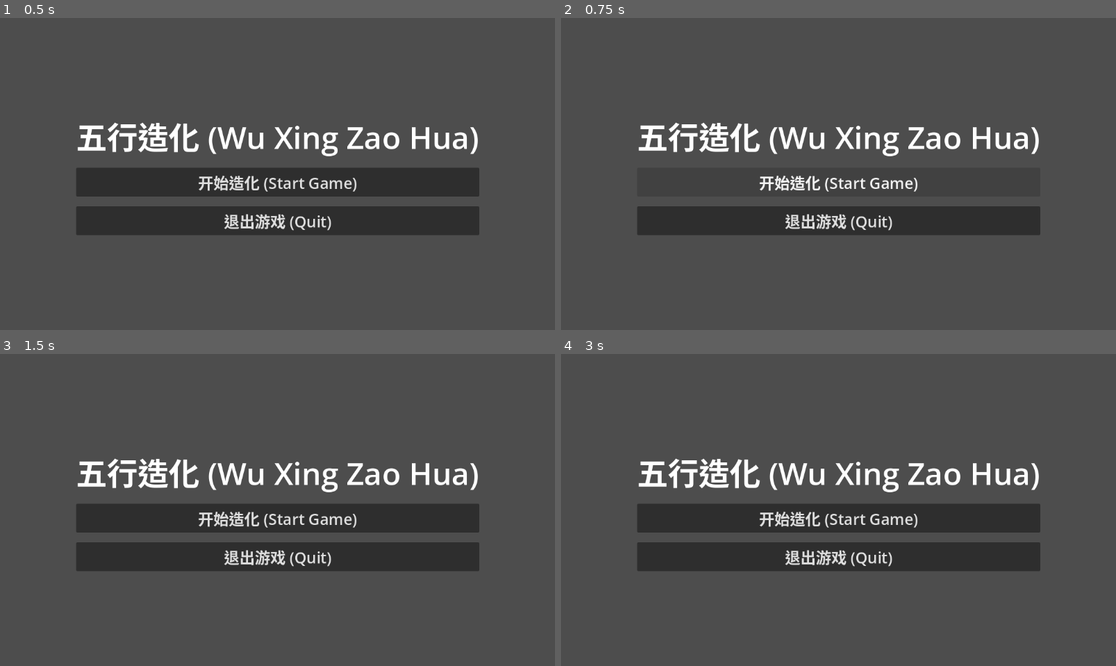
Above: before the commit, frames 1-4 (two rows, left to right).
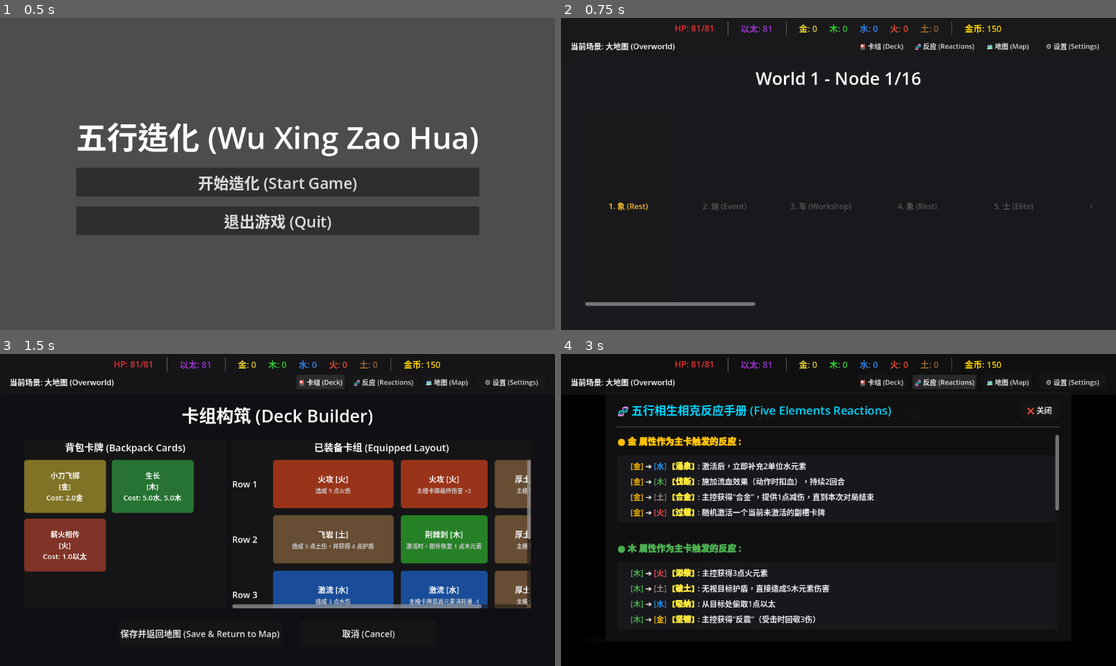
Above: after the commit, the same moments.

Repository: Star-Winds/Wuxing
Game: Godot game, scene res://UI/main_menu_ui.tscn
Two runs of this game, one before a commit and one after it. Both use one fixed random seed, a clock stepped at 60 frames per second and the inputs below.
Inputs (mouse positions are in pixels of both pictures, inside the frame that each line leads up to):
- Up to frame 1 (0.5 s): no input
- Up to frame 2 (0.75 s): click "开始造化 (Start Game)" at 0.5 s
- Up to frame 3 (1.5 s): click (321, 382) at 1.25 s, where only the run after the commit has a clickable "🎴 卡组 (Deck)"
- Up to frame 4 (3 s): click (760, 634) at 2 s, where only the run after the commit has a clickable "保存并返回地图 (Save & Return to Map)"; click (943, 382) at 2.75 s, where only the run after the commit has a clickable "🧬 反应 (Reactions)"

Frame 1 is identical in both runs. In frame 2, 94% of the frame differs, in the area x 0-100%, y 0-100%; in frame 3, 99%; in frame 4, 94%.

Commit message:
Update:搞定了文件分类

Diff:
--- a/Autoloads/global_hud.gd
+++ b/Autoloads/global_hud.gd
@@ -88,7 +88,7 @@
 		reaction_overlay_instance = null
 
 	# Instantiate map as an overlay
-	map_overlay_instance = load("res://map_ui.tscn").instantiate()
+	map_overlay_instance = load("res://UI/map_ui.tscn").instantiate()
 	add_child(map_overlay_instance)
 	# Move it below the HUD elements but above the game
 	move_child(map_overlay_instance, 0)
@@ -114,7 +114,7 @@
 		reaction_overlay_instance = null
 
 	# Instantiate deck builder as an overlay
-	deck_overlay_instance = load("res://deck_builder_ui.tscn").instantiate()
+	deck_overlay_instance = load("res://UI/deck_builder_ui.tscn").instantiate()
 	add_child(deck_overlay_instance)
 	# Move it below the HUD elements but above the game
 	move_child(deck_overlay_instance, 0)
--- a/Autoloads/pause_overlay.gd
+++ b/Autoloads/pause_overlay.gd
@@ -24,4 +24,4 @@
 	hide()
 	GlobalHUD.visible = false
 	GameManager.reset_run()
-	get_tree().change_scene_to_file("res://main_menu_ui.tscn")
+	get_tree().change_scene_to_file("res://UI/main_menu_ui.tscn")
--- a/Components/deck_builder_backpack_zone.gd
+++ b/Components/deck_builder_backpack_zone.gd
@@ -1,4 +1,4 @@
-# res://deck_builder_backpack_zone.gd
+# res://Components/deck_builder_backpack_zone.gd
 extends ScrollContainer
 
 func _can_drop_data(_position: Vector2, data) -> bool:
--- a/Components/deck_builder_card.gd
+++ b/Components/deck_builder_card.gd
@@ -1,4 +1,4 @@
-# res://deck_builder_card.gd
+# res://Components/deck_builder_card.gd
 extends Button
 
 var card_id: String = ""
--- a/Components/deck_builder_slot.gd
+++ b/Components/deck_builder_slot.gd
@@ -1,4 +1,4 @@
-# res://deck_builder_slot.gd
+# res://Components/deck_builder_slot.gd
 extends PanelContainer
 
 var slot_type: String = "" # "main" or "sub"
--- a/UI/battle_ui.gd
+++ b/UI/battle_ui.gd
@@ -78,9 +78,9 @@
 func _ready() -> void:
 	GlobalHUD.set_scene_name("战斗 (Battle)")
 	# Load Databases from JSON
-	card_db = _load_json_data("res://card_database.json")
-	reaction_db = _load_json_data("res://reaction_database.json")
-	array_db = _load_json_data("res://array_database.json")
+	card_db = _load_json_data("res://Databases/card_database.json")
+	reaction_db = _load_json_data("res://Databases/reaction_database.json")
+	array_db = _load_json_data("res://Databases/array_database.json")
 	card_database = card_db
 	reaction_matrix = reaction_db
 
@@ -105,7 +105,7 @@
 	elif "Elite" in node_type or "士" in node_type:
 		category = "elite"
 
-	var enemy_db = _load_json_data("res://enemy_database.json")
+	var enemy_db = _load_json_data("res://Databases/enemy_database.json")
 	if enemy_db.has(category):
 		var enemies = enemy_db[category]
 		if not enemies.is_empty():
@@ -967,7 +967,7 @@
 	_update_resource_ui()
 	if has_node("/root/GlobalHUD"):
 		GlobalHUD.close_all_overlays()
-	get_tree().change_scene_to_file("res://game_over_ui.tscn")
+	get_tree().change_scene_to_file("res://UI/game_over_ui.tscn")
 
 func _trigger_victory() -> void:
 	print("VICTORY! Enemy Defeated.")
@@ -997,7 +997,7 @@
 func _go_to_loot() -> void:
 	if has_node("/root/GlobalHUD"):
 		GlobalHUD.close_all_overlays()
-	get_tree().change_scene_to_file("res://victory_ui.tscn")
+	get_tree().change_scene_to_file("res://UI/victory_ui.tscn")
 
 func _update_enemy_intent() -> void:
 	var intent_type = enemy_turn_counter % 3
--- a/UI/deck_builder_ui.gd
+++ b/UI/deck_builder_ui.gd
@@ -11,7 +11,7 @@
 func _ready() -> void:
 	add_to_group("deck_builder_root")
 	# 1. Load cards database
-	card_database = _load_json_data("res://card_database.json")
+	card_database = _load_json_data("res://Databases/card_database.json")
 
 	# 2. Build Equipped rows dynamically (Rows 1 to 5)
 	_build_equipped_rows()
@@ -121,7 +121,7 @@
 	slot.size_flags_horizontal = Control.SIZE_EXPAND_FILL
 
 	# Attach script
-	slot.set_script(load("res://deck_builder_slot.gd"))
+	slot.set_script(load("res://Components/deck_builder_slot.gd"))
 	slot.slot_type = type
 	slot.row_index = row_idx
 	slot.sub_slot_index = sub_idx
@@ -245,7 +245,7 @@
 		card_btn.add_theme_stylebox_override("normal", style)
 
 		# Set drag-and-drop helper script
-		card_btn.set_script(load("res://deck_builder_card.gd"))
+		card_btn.set_script(load("res://Components/deck_builder_card.gd"))
 		card_btn.card_id = card_id
 		card_btn.card_name = card_data.get("name", card_id)
 		card_btn.is_equipped = false
@@ -288,7 +288,7 @@
 	if is_overlay:
 		queue_free()
 	else:
-		get_tree().change_scene_to_file("res://map_ui.tscn")
+		get_tree().change_scene_to_file("res://UI/map_ui.tscn")
 
 func _on_cancel_pressed() -> void:
 	print("Cancel deck editing.")
@@ -296,4 +296,4 @@
 	if is_overlay:
 		queue_free()
 	else:
-		get_tree().change_scene_to_file("res://map_ui.tscn")
+		get_tree().change_scene_to_file("res://UI/map_ui.tscn")
--- a/UI/event_ui.gd
+++ b/UI/event_ui.gd
@@ -61,4 +61,4 @@
 
 func _leave_event() -> void:
 	GameManager.current_node_index += 1
-	get_tree().change_scene_to_file("res://map_ui.tscn")
+	get_tree().change_scene_to_file("res://UI/map_ui.tscn")
--- a/UI/game_over_ui.gd
+++ b/UI/game_over_ui.gd
@@ -8,4 +8,4 @@
 	menu_button.pressed.connect(_on_menu_pressed)
 
 func _on_menu_pressed() -> void:
-	get_tree().change_scene_to_file("res://main_menu_ui.tscn")
+	get_tree().change_scene_to_file("res://UI/main_menu_ui.tscn")
--- a/UI/game_win_ui.gd
+++ b/UI/game_win_ui.gd
@@ -8,4 +8,4 @@
 
 func _on_menu_pressed() -> void:
 	GameManager.reset_run()
-	get_tree().change_scene_to_file("res://main_menu_ui.tscn")
+	get_tree().change_scene_to_file("res://UI/main_menu_ui.tscn")
--- a/UI/main_menu_ui.gd
+++ b/UI/main_menu_ui.gd
@@ -10,7 +10,7 @@
 
 func _on_start_pressed() -> void:
 	GameManager.reset_run()
-	get_tree().change_scene_to_file("res://map_ui.tscn")
+	get_tree().change_scene_to_file("res://UI/map_ui.tscn")
 
 func _on_quit_pressed() -> void:
 	get_tree().quit()
--- a/UI/map_ui.gd
+++ b/UI/map_ui.gd
@@ -69,12 +69,12 @@
 func _on_node_selected(node_type: String) -> void:
 	print("Entering node: ", node_type)
 	if "车" in node_type or "Workshop" in node_type:
-		get_tree().change_scene_to_file("res://workshop_ui.tscn")
+		get_tree().change_scene_to_file("res://UI/workshop_ui.tscn")
 	elif "炮" in node_type or "Event" in node_type:
-		get_tree().change_scene_to_file("res://event_ui.tscn")
+		get_tree().change_scene_to_file("res://UI/event_ui.tscn")
 	elif "象" in node_type or "Rest" in node_type:
-		get_tree().change_scene_to_file("res://rest_ui.tscn")
+		get_tree().change_scene_to_file("res://UI/rest_ui.tscn")
 	elif "马" in node_type or "Shop" in node_type:
-		get_tree().change_scene_to_file("res://shop_ui.tscn")
+		get_tree().change_scene_to_file("res://UI/shop_ui.tscn")
 	else:
-		get_tree().change_scene_to_file("res://battle_ui.tscn")
+		get_tree().change_scene_to_file("res://UI/battle_ui.tscn")
--- a/UI/reaction_overlay.gd
+++ b/UI/reaction_overlay.gd
@@ -1,4 +1,4 @@
-# res://reaction_overlay.gd
+# res://UI/reaction_overlay.gd
 extends Control
 
 @onready var close_button: Button = %CloseButton
@@ -44,7 +44,7 @@
 	for child in list_container.get_children():
 		child.queue_free()
 
-	var db = _load_json_data("res://reaction_database.json")
+	var db = _load_json_data("res://Databases/reaction_database.json")
 	if db.is_empty():
 		var err_label = Label.new()
 		err_label.text = "Failed to load reaction database."
--- a/UI/rest_ui.gd
+++ b/UI/rest_ui.gd
@@ -56,4 +56,4 @@
 
 func _leave_rest() -> void:
 	GameManager.current_node_index += 1
-	get_tree().change_scene_to_file("res://map_ui.tscn")
+	get_tree().change_scene_to_file("res://UI/map_ui.tscn")
--- a/UI/shop_ui.gd
+++ b/UI/shop_ui.gd
@@ -81,4 +81,4 @@
 func _leave_shop() -> void:
 	print("Leaving shop.")
 	GameManager.current_node_index += 1
-	get_tree().change_scene_to_file("res://map_ui.tscn")
+	get_tree().change_scene_to_file("res://UI/map_ui.tscn")
--- a/UI/victory_ui.gd
+++ b/UI/victory_ui.gd
@@ -59,7 +59,7 @@
 	for child in cards_container.get_children():
 		child.queue_free()
 
-	var card_db = _load_json_data("res://card_database.json")
+	var card_db = _load_json_data("res://Databases/card_database.json")
 	if card_db.is_empty():
 		print("Error: Card database empty or could not be loaded!")
 		return
@@ -110,10 +110,10 @@
 
 		if GameManager.current_world > 3:
 			print("All 3 Worlds Completed! Transitioning to Game Victory Screen.")
-			get_tree().change_scene_to_file("res://game_win_ui.tscn")
+			get_tree().change_scene_to_file("res://UI/game_win_ui.tscn")
 			return
 
-	get_tree().change_scene_to_file("res://map_ui.tscn")
+	get_tree().change_scene_to_file("res://UI/map_ui.tscn")
 
 func _load_json_data(file_path: String) -> Dictionary:
 	if not FileAccess.file_exists(file_path):
@@ -205,7 +205,7 @@
 	for child in swap_grid.get_children():
 		child.queue_free()
 
-	var card_db = _load_json_data("res://card_database.json")
+	var card_db = _load_json_data("res://Databases/card_database.json")
 
 	for i in range(GameManager.reserve_cards.size()):
 		var card_id = GameManager.reserve_cards[i]
--- a/UI/workshop_ui.gd
+++ b/UI/workshop_ui.gd
@@ -122,4 +122,4 @@
 
 func _on_btn_leave_pressed() -> void:
 	GameManager.current_node_index += 1
-	get_tree().change_scene_to_file("res://map_ui.tscn")
+	get_tree().change_scene_to_file("res://UI/map_ui.tscn")
